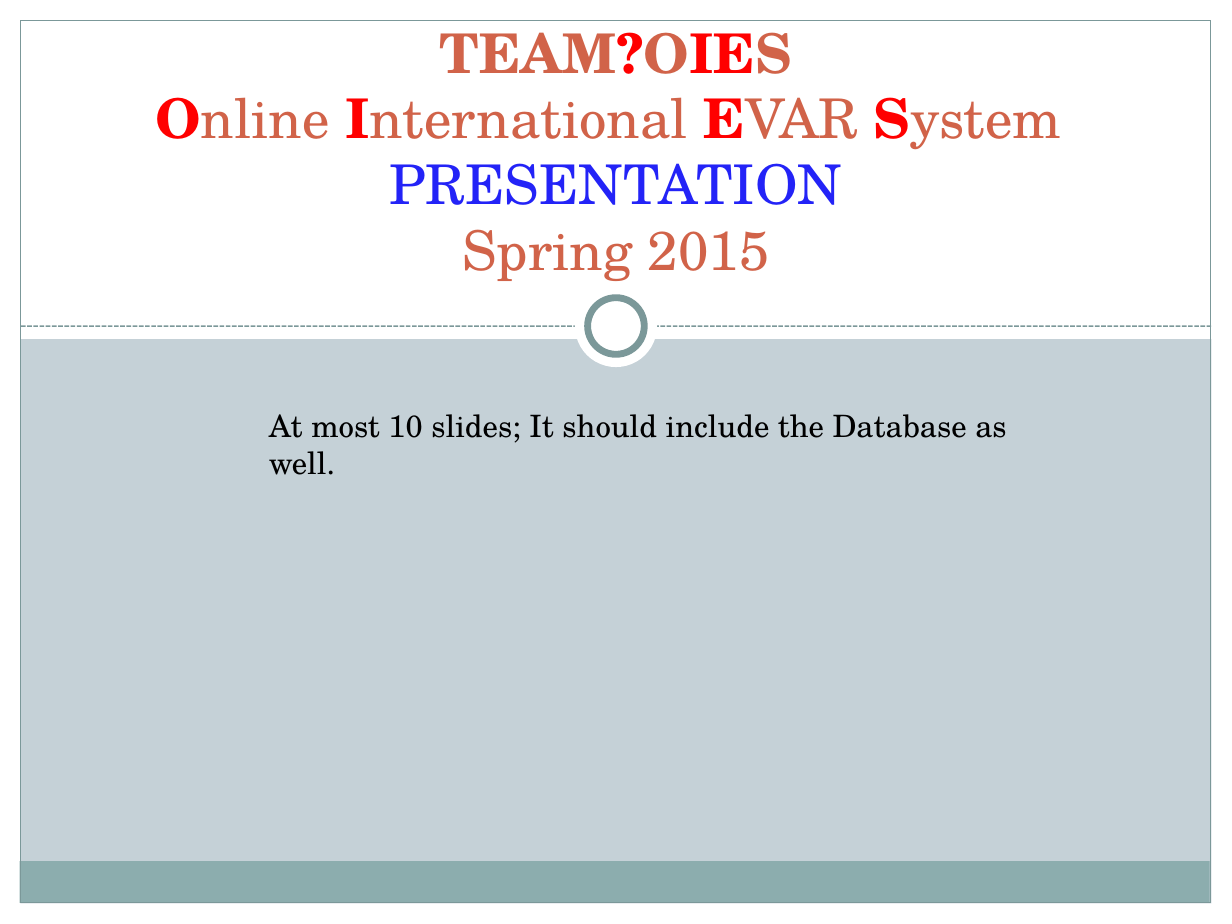
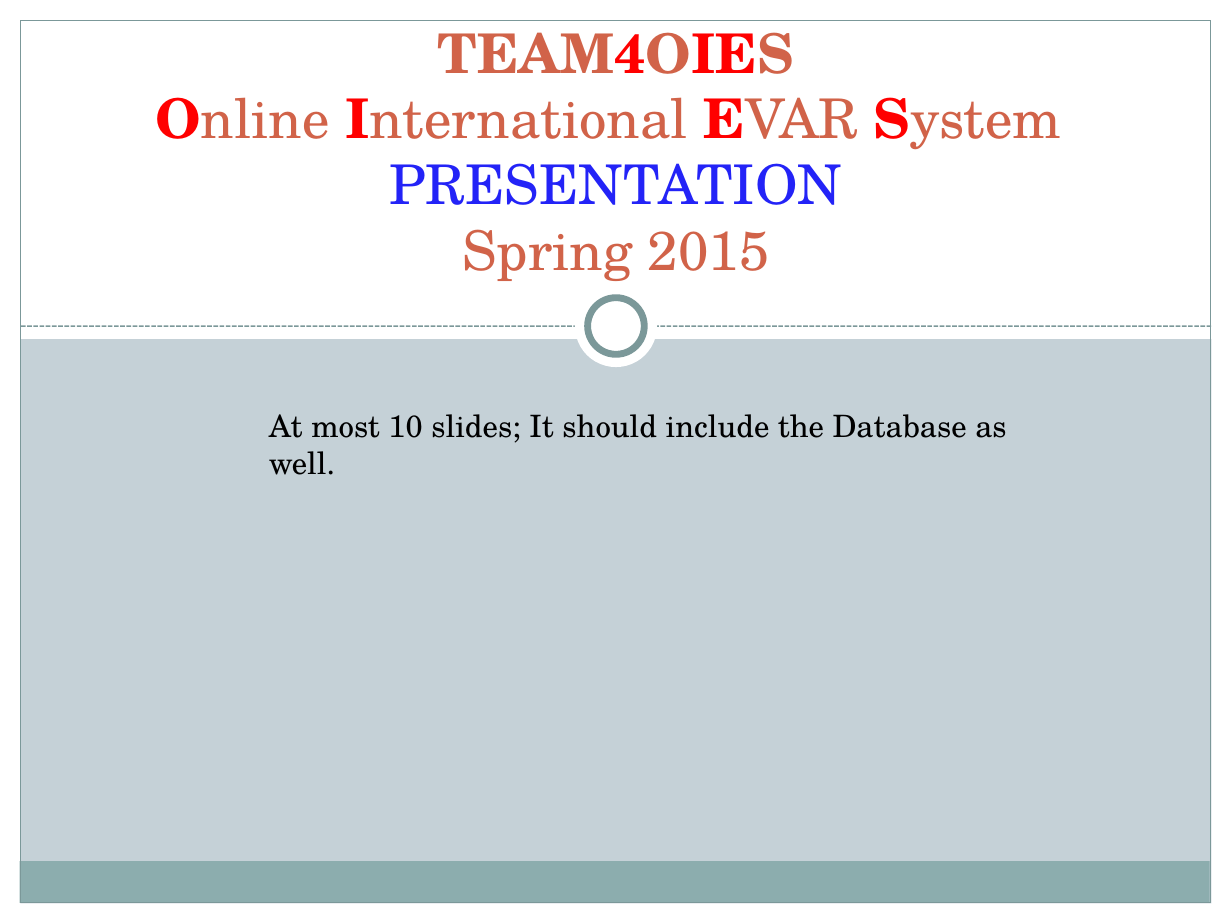
Before and after one commit to jriver27/COSC_4351, a slide deck: slide 1 of COSC4351/TEAM PROJECT DELIVERABLES/TEAMOIES.pptx. Drawn at 1232x924 pixels with LibreOffice and Linux fonts; fonts in the diff are those of the drawing. Boxes give left, top, right and bottom in pixels: in the first picture for what was removed or moved away, otherwise in the second. Text is boxed around its words. In the diff, an @@ line names an element or a change of style, - is before the commit and + after.

```diff
--- a/COSC4351/TEAM PROJECT DELIVERABLES/TEAMOIES.pptx
+++ b/COSC4351/TEAM PROJECT DELIVERABLES/TEAMOIES.pptx
@@ title at (x1=155, y1=20, x2=1062, y2=281): text changed @@
-TEAM?OIES
-Online International EVAR System
-PRESENTATION
-Spring 2015
+TEAM4OIES
+Online International EVAR System
+PRESENTATION
+Spring 2015
```
Also in this commit, not shown: 2 other slides changed, 1 slide added, 21 other files.
